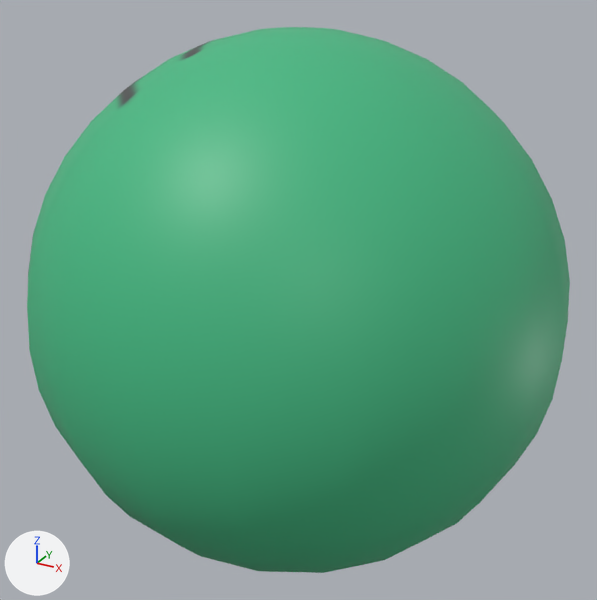
Two versions of the FBX model Assets/tama1.fbx, one commit apart.
Both versions are drawn from a 50 mm lens placed at (0.0141, -0.02557, 0.01281), pointed at (0.00002, 0.00002, 0.00001). The lights are fixed; the arrows at lower left show +X, +Y and +Z. The older version comes first. Where no turn or scale is listed for an object, it has been applied to the vertices.
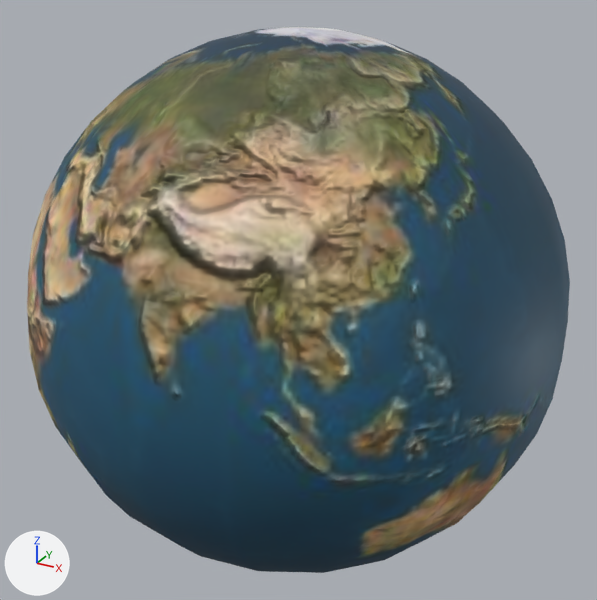
Pixel boxes (x1, y1, x2, y2) of what changed, in the pictures (597 x 600 px):
'pSphere1', recoloured
    both: (27, 27, 570, 573)

What the commit changed:
Picture 'normaltama.png' (img_normaltama_png) is new.
Picture 'earthmap1k.jpg' (img_earthmap1k_jpg) is new.
Material 'phong1' (mat_phong1) is new.
Uses the picture img_earthmap1k_jpg.
Uses the picture img_normaltama_png.
me_mesh has 382 vertices, 760 faces and spans x -0.01..0.01, y -0.01..0.01, z -0.01..0.01.
me_mesh no longer uses material mat_lambert1 (picture img_tex1_png).
me_mesh gains material mat_phong1.
